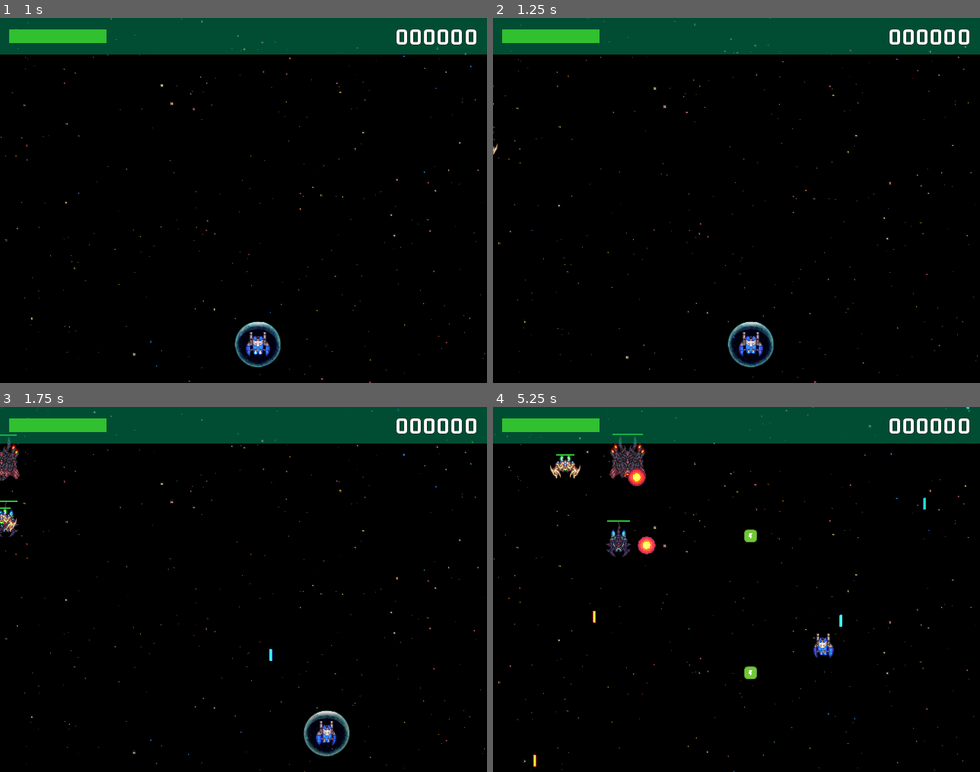
Above: before the commit, frames 1-4 (two rows, left to right).
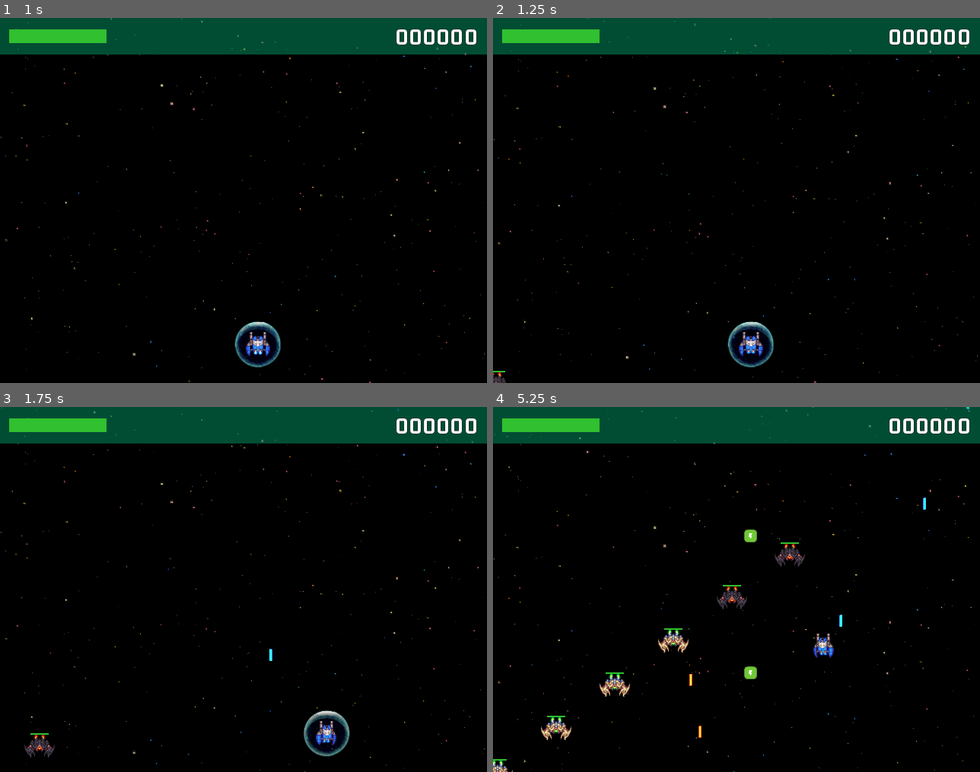
Above: after the commit, the same moments.

Repository: jaerrib/learning-godot
Game: Godot game, scene res://scenes/main/main.tscn
Same seed, same stepped clock (60 frames per second), same inputs: the game is played once before the commit and once after it.
Inputs:
- Up to frame 1 (1 s): click "Play" at 0.5 s
- Up to frame 2 (1.25 s): no input
- Up to frame 3 (1.75 s): hold D (right) from 1.28 s (still down); tap Space (shoot) at 1.35 s
- Up to frame 4 (5.25 s): release D (right) at 2.03 s; hold S (down) 2.03-2.78 s; tap M (maker) at 2.1, 4.35 s; tap Space (shoot) at 2.3, 2.85, 3.6, 4.55, 5.1 s; hold D (right) 2.78-3.53 s; hold W (up) 3.53-4.28 s; hold A (left) from 4.28 s (still down)

Frame 1 is identical in both runs. In frame 2, less than 0.1% of the frame differs, in the area x 0-4%, y 18-100%; in frame 3, 0.8%; in frame 4, 2.6%, in the area x 0-89%, y 7-100%.

Commit message:
Add enemy wave manager, tweak waves and enemy values

Diff:
--- a/space-ace/resources/enemy_wave.gd
+++ b/space-ace/resources/enemy_wave.gd
@@ -2,7 +2,6 @@
 
 
 class_name EnemyWave
-
 
 @export var enemy_scene: PackedScene
 @export var speed: float
@@ -10,7 +9,7 @@
 @export var number: int
 
 
-func get_enenmy_scene() -> PackedScene:
+func get_enemy_scene() -> PackedScene:
 	return enemy_scene
 
 
--- a/space-ace/resources/enemy_waves.gd
+++ b/space-ace/resources/enemy_waves.gd
@@ -3,7 +3,9 @@
 
 class_name EnemyWaves
 
+
 @export var waves: Array[EnemyWave]
+
 
 func get_wave_for_wave_count(wc: int) -> EnemyWave:
 	return waves[wc % waves.size()]
--- a/space-ace/resources/wave1.tres
+++ b/space-ace/resources/wave1.tres
@@ -6,6 +6,6 @@
 [resource]
 script = ExtResource("1_uakum")
 enemy_scene = ExtResource("1_a2fye")
-speed = 80.0
-gap = 2.0
+speed = 120.0
+gap = 0.8
 number = 8
--- a/space-ace/resources/wave2.tres
+++ b/space-ace/resources/wave2.tres
@@ -6,6 +6,6 @@
 [resource]
 script = ExtResource("1_x2vjc")
 enemy_scene = ExtResource("1_exc37")
-speed = 90.0
-gap = 2.0
+speed = 110.0
+gap = 1.2
 number = 6
--- a/space-ace/scenes/bullets/enemy_bomb.tscn
+++ b/space-ace/scenes/bullets/enemy_bomb.tscn
@@ -48,7 +48,7 @@
 [node name="EnemyBomb" instance=ExtResource("1_m71rm")]
 collision_layer = 8
 collision_mask = 33
-damage = 50
+damage = 30
 
 [node name="CollisionShape2D" parent="." index="0"]
 shape = SubResource("CircleShape2D_prf50")
--- a/space-ace/scenes/enemy_base/enemy_base.gd
+++ b/space-ace/scenes/enemy_base/enemy_base.gd
@@ -1,7 +1,7 @@
 extends PathFollow2D
 
 
-class_name EnemeyBase
+class_name EnemyBase
 
 
 @export var shoots_at_player: bool = false
--- a/space-ace/scenes/enemy_base/enemy_bio.tscn
+++ b/space-ace/scenes/enemy_base/enemy_bio.tscn
@@ -148,9 +148,9 @@
 [node name="EnemyBio" instance=ExtResource("1_4dkjd")]
 shoots_at_player = true
 bullet_type = 1
-bullet_wait_time = 2.0
+bullet_speed = 150.0
 bullet_wait_time_var = 0.3
-power_up_chance = 0.2
+power_up_chance = 0.15
 kill_me_score = 20
 
 [node name="AnimatedSprite2D" parent="." index="0"]
--- a/space-ace/scenes/enemy_base/enemy_bomber.tscn
+++ b/space-ace/scenes/enemy_base/enemy_bomber.tscn
@@ -115,10 +115,10 @@
 shoots_at_player = true
 aims_at_player = true
 bullet_type = 2
-bullet_speed = 80.0
-bullet_wait_time = 2.0
-power_up_chance = 0.5
-kill_me_score = 40
+bullet_speed = 100.0
+bullet_wait_time = 4.0
+power_up_chance = 0.2
+kill_me_score = 30
 
 [node name="AnimatedSprite2D" parent="." index="0"]
 sprite_frames = SubResource("SpriteFrames_pcr3d")
@@ -135,6 +135,10 @@
 offset_top = -32.0
 offset_right = 20.0
 offset_bottom = -30.0
+level_low = 50
+level_med = 120
+start_health = 200
+max_health = 200
 
 [node name="Marker2D" type="Marker2D" parent="Booms" index="0"]
 position = Vector2(0, -10)
--- a/space-ace/scenes/enemy_base/enemy_zipper.tscn
+++ b/space-ace/scenes/enemy_base/enemy_zipper.tscn
@@ -112,6 +112,7 @@
 height = 36.0
 
 [node name="EnemyZipper" instance=ExtResource("1_0k2xt")]
+shoots_at_player = true
 bullet_type = 1
 power_up_chance = 0.1
 
@@ -128,6 +129,10 @@
 offset_top = -16.0
 offset_right = 12.0
 offset_bottom = -14.0
+level_low = 15
+level_med = 40
+start_health = 60
+max_health = 60
 
 [node name="Marker2D" type="Marker2D" parent="Booms" index="0"]
 
--- a/space-ace/scenes/level/level.tscn
+++ b/space-ace/scenes/level/level.tscn
@@ -1,14 +1,12 @@
-[gd_scene load_steps=16 format=3 uid="uid://bp6nn3hnriyc"]
+[gd_scene load_steps=11 format=3 uid="uid://bp6nn3hnriyc"]
 
 [ext_resource type="Script" path="res://scenes/level/level.gd" id="1_164x3"]
 [ext_resource type="PackedScene" uid="uid://r80joblmpqcy" path="res://scenes/level_bg/level_bg.tscn" id="2_fo3km"]
 [ext_resource type="PackedScene" uid="uid://dpsu8svv0lvr1" path="res://scenes/shake_cam/shake_cam.tscn" id="2_m7rmf"]
 [ext_resource type="PackedScene" uid="uid://cj44yxcjeprnn" path="res://scenes/player/player.tscn" id="3_c43au"]
 [ext_resource type="PackedScene" uid="uid://d3kf3fiy4ix70" path="res://scenes/object_maker/object_maker.tscn" id="4_ks0u4"]
-[ext_resource type="PackedScene" uid="uid://xd873jxjapti" path="res://scenes/enemy_base/enemy_bomber.tscn" id="5_y85bb"]
-[ext_resource type="PackedScene" uid="uid://y87jxjfktl6a" path="res://scenes/enemy_base/enemy_bio.tscn" id="6_nw2vm"]
-[ext_resource type="PackedScene" uid="uid://bmh5toyayombt" path="res://scenes/enemy_base/enemy_zipper.tscn" id="7_m8erx"]
 [ext_resource type="PackedScene" uid="uid://dm7lhnfru4msq" path="res://scenes/game_ui/game_ui.tscn" id="8_myfm5"]
+[ext_resource type="PackedScene" uid="uid://su7q8b51323o" path="res://scenes/wave_manager/wave_manager.tscn" id="9_cdsh8"]
 [ext_resource type="PackedScene" uid="uid://bst53qesbbyqh" path="res://scenes/game_over/game_over.tscn" id="10_4bmy3"]
 [ext_resource type="AudioStream" uid="uid://b2v6xushoe03d" path="res://assets/sounds/loops/Mercury.wav" id="11_t27ju"]
 
@@ -18,24 +16,6 @@
 glow_intensity = 1.0
 glow_strength = 0.95
 glow_blend_mode = 0
-
-[sub_resource type="Curve2D" id="Curve2D_vhggb"]
-_data = {
-"points": PackedVector2Array(0, 0, 0, 0, -56, 68, 0, 0, 0, 0, 695, 64)
-}
-point_count = 2
-
-[sub_resource type="Curve2D" id="Curve2D_uxx48"]
-_data = {
-"points": PackedVector2Array(0, 0, 0, 0, -44, 121, 0, 0, 0, 0, 116, 199, 0, 0, 0, 0, 245, 132, 0, 0, 0, 0, 358, 184, 0, 0, 0, 0, 462, 141, 0, 0, 0, 0, 581, 201, 0, 0, 0, 0, 690, 124)
-}
-point_count = 7
-
-[sub_resource type="Curve2D" id="Curve2D_3cuqk"]
-_data = {
-"points": PackedVector2Array(0, 0, 0, 0, -36, 192, 0, 0, 0, 0, 92, 42, 0, 0, 0, 0, 102, 147, 0, 0, 0, 0, 464, 163, 0, 0, 0, 0, 541, 42, 0, 0, 0, 0, 709, 168)
-}
-point_count = 6
 
 [node name="Level" type="Node2D"]
 script = ExtResource("1_164x3")
@@ -53,24 +33,6 @@
 [node name="WorldEnvironment" type="WorldEnvironment" parent="."]
 environment = SubResource("Environment_abr1h")
 
-[node name="Path2D" type="Path2D" parent="."]
-curve = SubResource("Curve2D_vhggb")
-
-[node name="EnemyBomber" parent="Path2D" instance=ExtResource("5_y85bb")]
-position = Vector2(-56, 68)
-
-[node name="Path2D2" type="Path2D" parent="."]
-curve = SubResource("Curve2D_uxx48")
-
-[node name="EnemyBio" parent="Path2D2" instance=ExtResource("6_nw2vm")]
-position = Vector2(-44, 121)
-
-[node name="Path2D3" type="Path2D" parent="."]
-curve = SubResource("Curve2D_3cuqk")
-
-[node name="EnemyZipper" parent="Path2D3" instance=ExtResource("7_m8erx")]
-position = Vector2(-36, 192)
-
 [node name="CanvasLayer" type="CanvasLayer" parent="."]
 
 [node name="GameUI" parent="CanvasLayer" instance=ExtResource("8_myfm5")]
@@ -82,3 +44,5 @@
 stream = ExtResource("11_t27ju")
 volume_db = -10.0
 autoplay = true
+
+[node name="WaveManager" parent="." instance=ExtResource("9_cdsh8")]
--- /dev/null
+++ b/space-ace/scenes/wave_manager/wave_manager.gd
@@ -0,0 +1,56 @@
+extends Node2D
+
+
+const WAVES: EnemyWaves = preload("res://resources/waves.tres")
+
+
+@onready var paths: Node2D = $Paths
+@onready var spawn_timer: Timer = $SpawnTimer
+
+
+var _wave_count: int = 0
+var _last_path_index: int = -1
+var _wave_gap: float = 4.0
+var _paths_list: Array = []
+
+
+# Called when the node enters the scene tree for the first time.
+func _ready() -> void:
+	_paths_list = paths.get_children()
+	spawn_wave()
+
+
+func set_random_path_index() -> void:
+	var all_indexes: Array = range(len(_paths_list))
+	all_indexes.erase(_last_path_index)
+	_last_path_index = all_indexes.pick_random()
+
+
+func create_enemy(wave: EnemyWave) -> EnemyBase:
+	var new_en: EnemyBase = wave.get_enemy_scene().instantiate()
+	new_en.setup(wave.get_speed())
+	return new_en
+
+
+func start_spawn_timer() -> void:
+	spawn_timer.wait_time = _wave_gap
+	spawn_timer.start()
+
+
+func spawn_wave() -> void:
+	set_random_path_index()
+
+	var path: Path2D = _paths_list[_last_path_index]
+	var wave: EnemyWave = WAVES.get_wave_for_wave_count(_wave_count)
+
+	for i in range(0, wave.get_number()):
+		path.add_child(create_enemy(wave))
+		await get_tree().create_timer(wave.get_gap()).timeout
+
+	print("wave() %d spawned, waiting %s" % [_wave_count, wave.get_gap()])
+	_wave_count += 1
+	start_spawn_timer()
+
+
+func _on_spawn_timer_timeout() -> void:
+	spawn_wave()
--- /dev/null
+++ b/space-ace/scenes/wave_manager/wave_manager.tscn
@@ -0,0 +1,124 @@
+[gd_scene load_steps=14 format=3 uid="uid://su7q8b51323o"]
+
+[ext_resource type="Script" path="res://scenes/wave_manager/wave_manager.gd" id="1_qkv3j"]
+
+[sub_resource type="Curve2D" id="Curve2D_srlt3"]
+_data = {
+"points": PackedVector2Array(0, 0, 0, 0, -142, 63, 0, 0, 0, 0, 457, 66, 0, 0, 0, 0, 457, 308, 0, 0, 0, 0, -151, 308)
+}
+point_count = 4
+
+[sub_resource type="Curve2D" id="Curve2D_emq0g"]
+_data = {
+"points": PackedVector2Array(0, 0, 0, 0, 857, 79, 0, 0, 0, 0, 252, 73, 0, 0, 0, 0, 245, 319, 0, 0, 0, 0, 852, 312)
+}
+point_count = 4
+
+[sub_resource type="Curve2D" id="Curve2D_3yh51"]
+_data = {
+"points": PackedVector2Array(0, 0, 0, 0, -139, 114, 0, 0, 0, 0, 847, 120)
+}
+point_count = 2
+
+[sub_resource type="Curve2D" id="Curve2D_qe3v4"]
+_data = {
+"points": PackedVector2Array(0, 0, 0, 0, 852, 175, 0, 0, 0, 0, -126, 159)
+}
+point_count = 2
+
+[sub_resource type="Curve2D" id="Curve2D_gf5ds"]
+_data = {
+"points": PackedVector2Array(0, 0, 0, 0, 88, -33, 0, 0, 0, 0, 97, 528)
+}
+point_count = 2
+
+[sub_resource type="Curve2D" id="Curve2D_6h5yu"]
+_data = {
+"points": PackedVector2Array(0, 0, 0, 0, 310, -28, 0, 0, 0, 0, 321, 522)
+}
+point_count = 2
+
+[sub_resource type="Curve2D" id="Curve2D_hx2sw"]
+_data = {
+"points": PackedVector2Array(0, 0, 0, 0, 492, -53, 0, 0, 0, 0, 521, 528)
+}
+point_count = 2
+
+[sub_resource type="Curve2D" id="Curve2D_tmy34"]
+_data = {
+"points": PackedVector2Array(0, 0, 0, 0, 173, -44, 0, 0, 0, 0, 168, 359, 0, 0, 0, 0, 503, 378, 0, 0, 0, 0, 528, -49)
+}
+point_count = 4
+
+[sub_resource type="Curve2D" id="Curve2D_8oejm"]
+_data = {
+"points": PackedVector2Array(0, 0, 0, 0, 811, 421, 0, 0, 0, 0, 469, 424, 0, 0, 0, 0, 460, 27, 0, 0, 0, 0, 139, 27, 0, 0, 0, 0, 145, 416, 0, 0, 0, 0, -103, 405)
+}
+point_count = 6
+
+[sub_resource type="Curve2D" id="Curve2D_aorcr"]
+_data = {
+"points": PackedVector2Array(0, 0, 0, 0, -82, -58, 0, 0, 0, 0, 720, 528)
+}
+point_count = 2
+
+[sub_resource type="Curve2D" id="Curve2D_pfhp8"]
+_data = {
+"points": PackedVector2Array(0, 0, 0, 0, -60, 530, 0, 0, 0, 0, 735, -60)
+}
+point_count = 2
+
+[sub_resource type="Curve2D" id="Curve2D_msdab"]
+_data = {
+"points": PackedVector2Array(0, 0, 0, 0, -55, 501, 0, 0, 0, 0, 195, 45, 0, 0, 0, 0, 430, 41, 0, 0, 0, 0, 694, 446)
+}
+point_count = 4
+
+[node name="WaveManager" type="Node2D" groups=["Moveables"]]
+script = ExtResource("1_qkv3j")
+
+[node name="Paths" type="Node2D" parent="."]
+position = Vector2(0, -2)
+
+[node name="Path2D" type="Path2D" parent="Paths"]
+position = Vector2(0, 2)
+curve = SubResource("Curve2D_srlt3")
+
+[node name="Path2D2" type="Path2D" parent="Paths"]
+curve = SubResource("Curve2D_emq0g")
+
+[node name="Path2D3" type="Path2D" parent="Paths"]
+curve = SubResource("Curve2D_3yh51")
+
+[node name="Path2D4" type="Path2D" parent="Paths"]
+curve = SubResource("Curve2D_qe3v4")
+
+[node name="Path2D5" type="Path2D" parent="Paths"]
+curve = SubResource("Curve2D_gf5ds")
+
+[node name="Path2D6" type="Path2D" parent="Paths"]
+curve = SubResource("Curve2D_6h5yu")
+
+[node name="Path2D7" type="Path2D" parent="Paths"]
+curve = SubResource("Curve2D_hx2sw")
+
+[node name="Path2D8" type="Path2D" parent="Paths"]
+curve = SubResource("Curve2D_tmy34")
+
+[node name="Path2D9" type="Path2D" parent="Paths"]
+curve = SubResource("Curve2D_8oejm")
+
+[node name="Path2D10" type="Path2D" parent="Paths"]
+curve = SubResource("Curve2D_aorcr")
+
+[node name="Path2D11" type="Path2D" parent="Paths"]
+curve = SubResource("Curve2D_pfhp8")
+
+[node name="Path2D12" type="Path2D" parent="Paths"]
+curve = SubResource("Curve2D_msdab")
+
+[node name="SpawnTimer" type="Timer" parent="."]
+wait_time = 4.0
+one_shot = true
+
+[connection signal="timeout" from="SpawnTimer" to="." method="_on_spawn_timer_timeout"]
